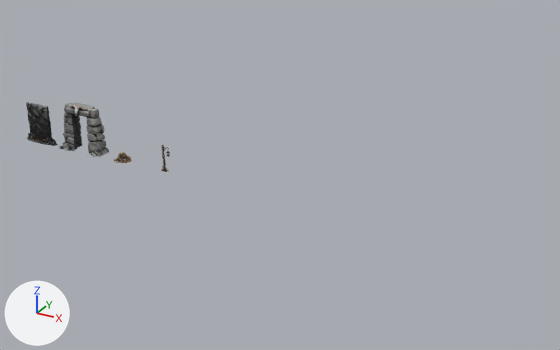
What one commit did to the glTF model public/world/kit/dungeon-kit.glb.
The view is the same before and after, from a 50 mm lens placed at (46.4, -48.0, 25.9), pointed at (19.3, 1.2, 1.3). Lighting does not change. The marker at lower left points along +X, +Y and +Z. The first picture is the older version. Where no turn or scale is listed for an object, it has been applied to the vertices.

The older version as bpy lines, for what is in view:
```python
me_cave_doorway_001 = bpy.data.meshes.new('cave_doorway.001')
me_cave_doorway_001.from_pydata(...)  # 9621 vertices, 8000 faces; spans x -2.38..2.37, y -0.85..0.86, z 0.0..4.42
me_cave_doorway_001.materials.append(mat_cave_doorway_v2)
me_cave_wall_001 = bpy.data.meshes.new('cave_wall.001')
me_cave_wall_001.from_pydata(...)  # 10264 vertices, 7000 faces; spans x -2.0..1.97, y -0.49..0.47, z 0.0..3.66
me_cave_wall_001.materials.append(mat_cave_wall_v2)
ob_cave_doorway = bpy.data.objects.new('cave_doorway', me_cave_doorway_001)
ob_cave_doorway.location = (0.0, 0.0, 0.0)
ob_cave_wall = bpy.data.objects.new('cave_wall', me_cave_wall_001)
ob_cave_wall.location = (-5.0, 0.0, 0.0)
```
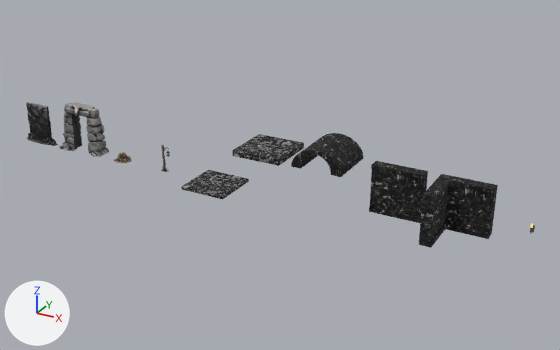
Location of each change, (x1, y1, x2, y2) in pixels of the pictures (560 x 350 px):
```json
{"object": "hall_corner", "change": "added", "after": [419, 174, 498, 248]}
{"object": "hall_wall", "change": "added", "after": [369, 161, 428, 223]}
{"object": "hall_vault", "change": "added", "after": [291, 133, 363, 177]}
{"object": "hall_ceiling", "change": "added", "after": [232, 134, 304, 166]}
{"object": "hall_floor", "change": "added", "after": [181, 170, 249, 199]}
```

The change, as JSON lines over the scene's bpy script:
```json
{"op": "add", "block": "mat_cave_wall_v2_001", "code": ["mat_cave_wall_v2_001 = principled_material('cave_wall-v2.001')", "mat_cave_wall_v2_001.texture = img_image_0_002", "mat_cave_wall_v2_001.roughness = 0.95"]}
{"op": "add", "block": "mat_cave_doorway_v2_001", "code": ["mat_cave_doorway_v2_001 = principled_material('cave_doorway-v2.001')", "mat_cave_doorway_v2_001.texture = img_image_0_001", "mat_cave_doorway_v2_001.roughness = 0.95"]}
{"op": "add", "block": "me_hall_wall", "code": ["me_hall_wall = bpy.data.meshes.new('hall_wall')", "me_hall_wall.from_pydata(...)  # 20 vertices, 36 faces; spans x -2.0..2.0, y 1.1..2.0, z 0.0..3.8", "me_hall_wall.materials.append(mat_cave_wall_v2_001)  # picture img_image_0_002"]}
{"op": "add", "block": "me_hall_vault", "code": ["me_hall_vault = bpy.data.meshes.new('hall_vault')", "me_hall_vault.from_pydata(...)  # 52 vertices, 100 faces; spans x -2.0..2.0, y -2.0..2.0, z 3.8..5.4", "me_hall_vault.materials.append(mat_cave_wall_v2_001)  # picture img_image_0_002"]}
{"op": "add", "block": "me_hall_floor", "code": ["me_hall_floor = bpy.data.meshes.new('hall_floor')", "me_hall_floor.from_pydata(...)  # a box spanning x -1.97..-0.03, y -1.97..-0.03, z -0.25..-0.01; a box spanning x 0.03..1.97, y -1.97..-0.03, z -0.25..0.0; a box spanning x -1.97..-0.03, y 0.03..1.97, z -0.25..-0.01; a box spanning x 0.03..1.97, y 0.03..1.97, z -0.25..-0.01", "me_hall_floor.materials.append(mat_cave_doorway_v2_001)  # picture img_image_0_001"]}
{"op": "add", "block": "me_hall_corner", "code": ["me_hall_corner = bpy.data.meshes.new('hall_corner')", "me_hall_corner.from_pydata(...)  # 40 vertices, 72 faces; spans x -2.0..2.0, y -2.0..2.0, z 0.0..3.8", "me_hall_corner.materials.append(mat_cave_wall_v2_001)  # picture img_image_0_002"]}
{"op": "add", "block": "me_hall_ceiling", "code": ["me_hall_ceiling = bpy.data.meshes.new('hall_ceiling')", "me_hall_ceiling.from_pydata(...)  # 28 vertices, 60 faces; spans x -2.0..2.0, y -2.0..2.0, z 3.65..4.1", "me_hall_ceiling.materials.append(mat_cave_doorway_v2_001)  # picture img_image_0_001"]}
{"op": "add", "block": "ob_hall_wall", "code": ["ob_hall_wall = bpy.data.objects.new('hall_wall', me_hall_wall)", "ob_hall_wall.location = (29.0, 0.0, 0.0)"]}
{"op": "add", "block": "ob_hall_vault", "code": ["ob_hall_vault = bpy.data.objects.new('hall_vault', me_hall_vault)", "ob_hall_vault.location = (24.0, 0.0, 0.0)"]}
{"op": "add", "block": "ob_hall_floor", "code": ["ob_hall_floor = bpy.data.objects.new('hall_floor', me_hall_floor)", "ob_hall_floor.location = (14.0, 0.0, 0.0)"]}
{"op": "add", "block": "ob_hall_corner", "code": ["ob_hall_corner = bpy.data.objects.new('hall_corner', me_hall_corner)", "ob_hall_corner.location = (34.0, 0.0, 0.0)"]}
{"op": "add", "block": "ob_hall_ceiling", "code": ["ob_hall_ceiling = bpy.data.objects.new('hall_ceiling', me_hall_ceiling)", "ob_hall_ceiling.location = (19.0, 0.0, 0.0)"]}
```
